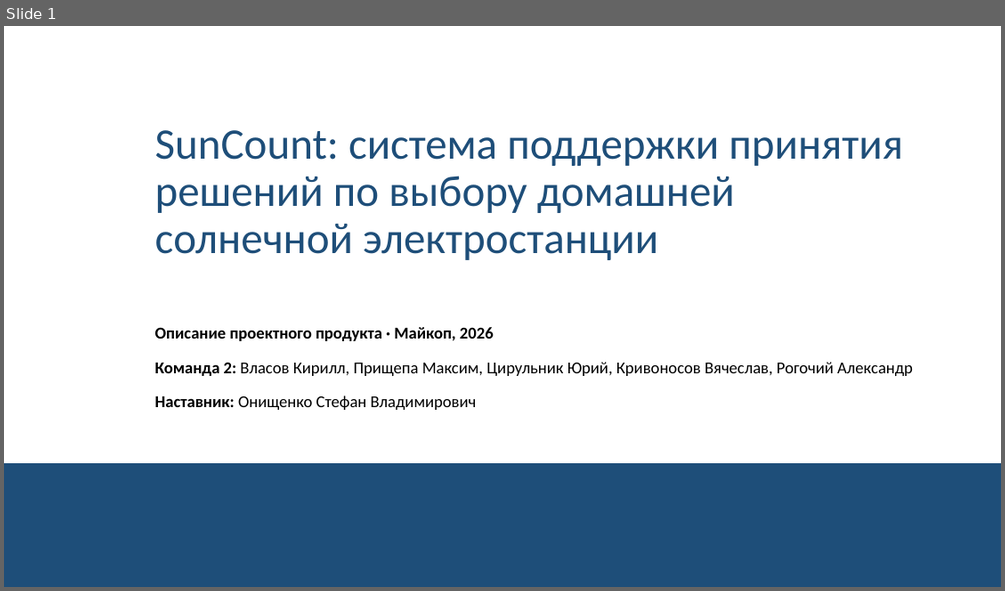
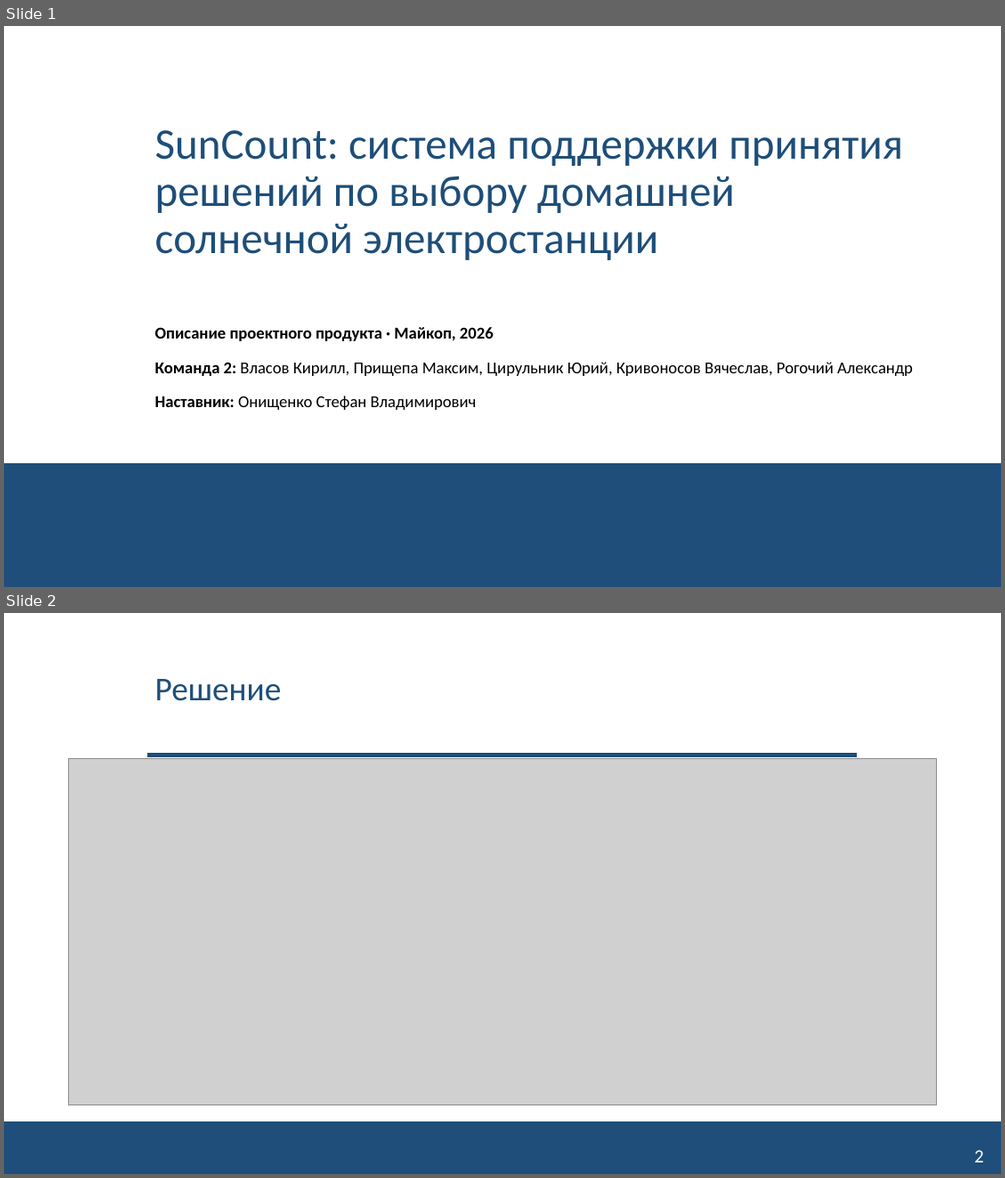
Before and after one commit to NeK0ban/SunCount, a slide deck: reports/SunCount_reshenie.pptx. Shown one above the other, each under a label of ours: slide 1 before the commit, slides 1 and 2 after it. The pictures are 1005x591 and 1005x1178 pixels, drawn with LibreOffice and Linux fonts; fonts in the diff are those of the drawing; grey boxes stand for pictures; background and template pictures are left out. Boxes give left, top, right and bottom in pixels: in the first picture for what was removed or moved away, otherwise in the second. Text is boxed around its words. In the diff, an @@ line names an element or a change of style, - is before the commit and + after.

```diff
--- a/reports/SunCount_reshenie.pptx
+++ b/reports/SunCount_reshenie.pptx
@@ slide 2 added at (x1=4, y1=613, x2=1001, y2=1174), background #FFFFFF @@
@@ title added at (x1=155, y1=679, x2=282, y2=701), 32 pt, text #1E4E79 @@
+Решение
@@ picture added at (x1=69, y1=759, x2=937, y2=1105) @@
@@ line added from (147, 755) to (857, 755), #1E4E79 4.5 pt @@
@@ rectangle added at (x1=4, y1=1122, x2=1001, y2=1174), fill #1E4E79, outline #1E4E79 1 pt @@
@@ page number added at (x1=974, y1=1150, x2=984, y2=1162), 18 pt, text #FFFFFF @@
+2
```
Also in this commit, not shown: 1 slide removed, 2 other files.
